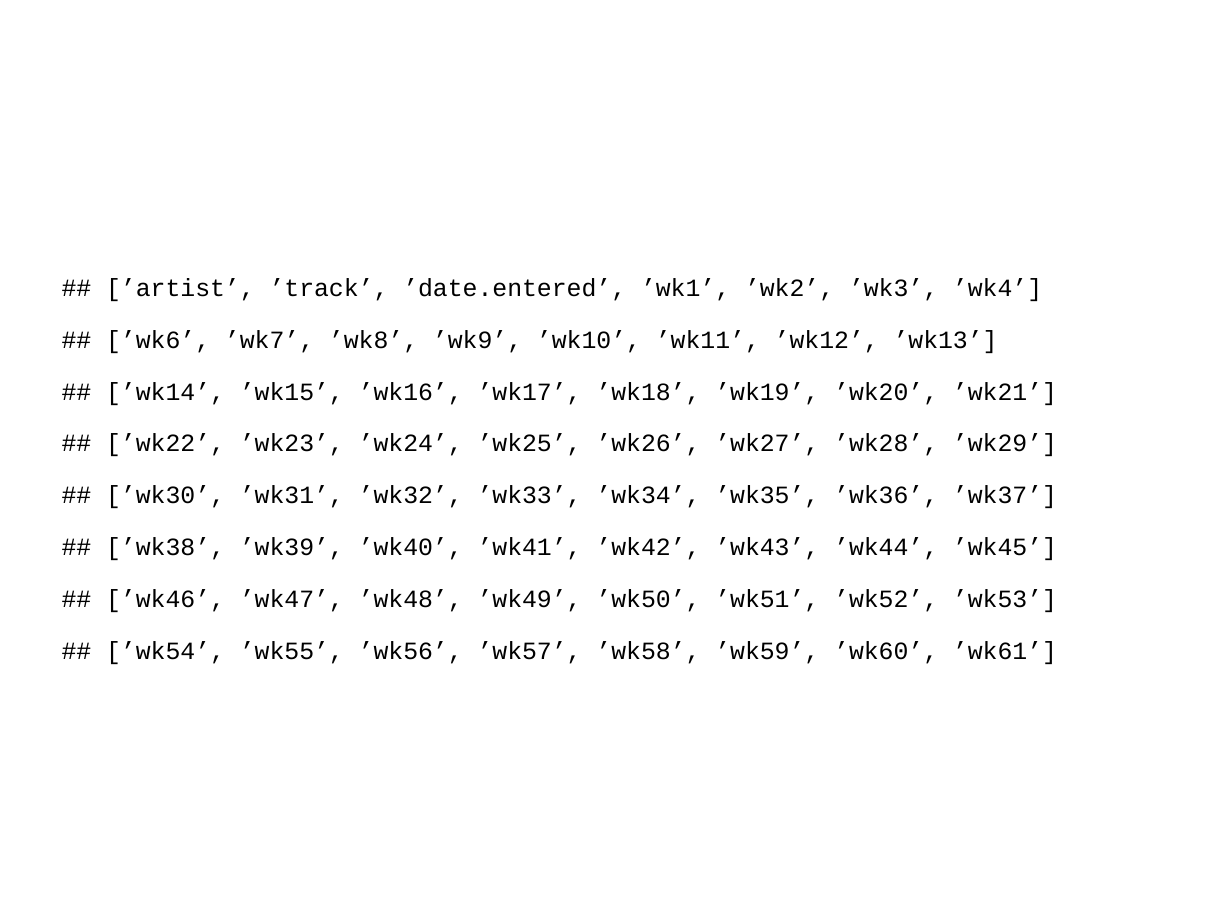
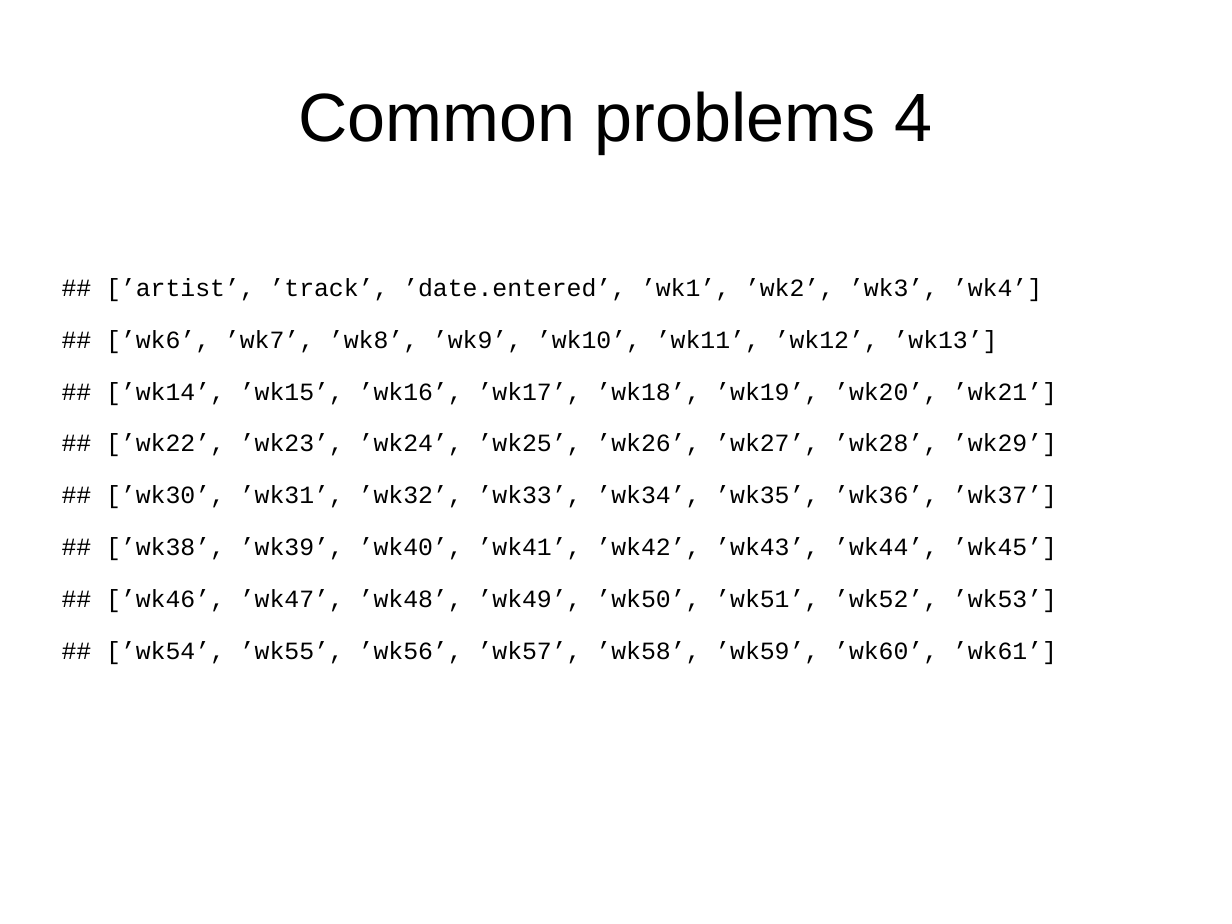
Before and after one commit to wltrimbl/uchicago-data227, a slide deck: slide 11 of slides/03-TIDY.odp (slide 8 before the commit). Drawn at 1232x924 pixels with LibreOffice and Linux fonts; fonts in the diff are those of the drawing. Boxes give left, top, right and bottom in pixels: in the first picture for what was removed or moved away, otherwise in the second. Text is boxed around its words. In the diff, an @@ line names an element or a change of style, - is before the commit and + after.

```diff
--- a/slides/03-TIDY.odp
+++ b/slides/03-TIDY.odp
@@ title added at <box>299,91,932,153</box>, 44 pt, text #000000 @@
+Common problems 4
```
Also in this commit, not shown: 17 other slides changed, 6 slides added, 1 slide removed, 4 other files.
